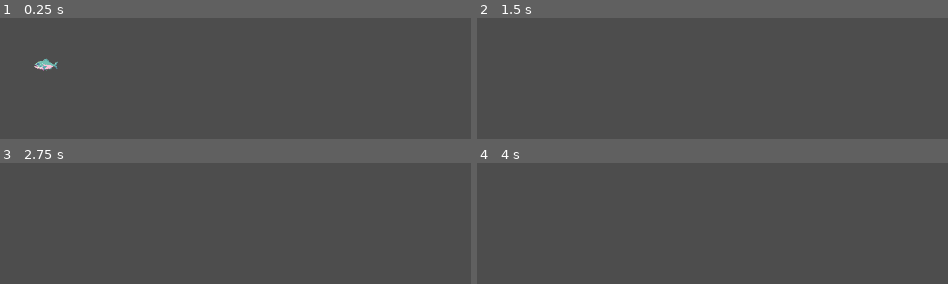
Above: before the commit, frames 1-4 (two rows, left to right).
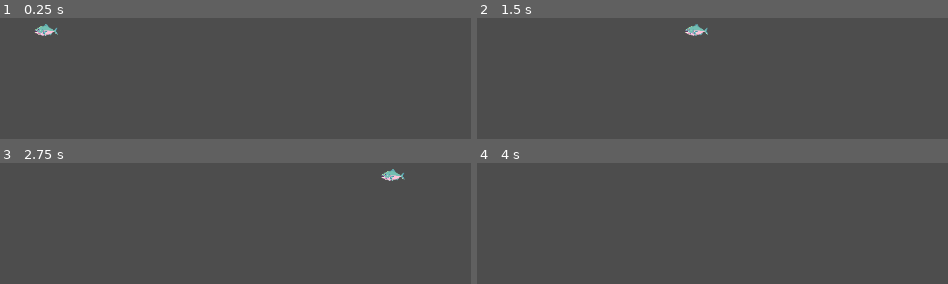
Above: after the commit, the same moments.

Repository: ocegnc/Bubullshit
Game: Godot game, scene res://Scenes/game.tscn
The game is run twice, just before and just after one commit, with the same random seed, the same clock (stepped at 60 frames per second) and the same inputs.
Inputs:
- Up to frame 1 (0.25 s): no input
- Up to frame 2 (1.5 s): hold Right (ui_right) from 0.53 s (still down)
- Up to frame 3 (2.75 s): tap Enter at 2 s; release Right (ui_right) at 2.03 s; hold Left (ui_left) from 2.03 s (still down)
- Up to frame 4 (4 s): tap Space at 2.75 s; release Left (ui_left) at 2.78 s; hold Right (ui_right) from 2.78 s (still down); tap Enter at 3.5 s

The runs differ from the first frame. In frame 1, 0.6% of the frame differs, in the area x 7-13%, y 4-44%; in frame 2, 0.3%; in frame 3, 0.3%; in frame 4, nothing differs.

Commit message:
add collision area

Diff:
--- a/Scenes/piranha.tscn
+++ b/Scenes/piranha.tscn
@@ -18,6 +18,9 @@
 "speed": 5.0
 }]
 
+[sub_resource type="CircleShape2D" id="CircleShape2D_nm0at"]
+radius = 7.0
+
 [sub_resource type="CircleShape2D" id="CircleShape2D_wn3vx"]
 radius = 7.0
 
@@ -31,11 +34,17 @@
 sprite_frames = SubResource("SpriteFrames_i2awx")
 frame_progress = 0.57375
 
+[node name="CollisionShape2D" type="CollisionShape2D" parent="."]
+visible = false
+position = Vector2(0, 4)
+shape = SubResource("CircleShape2D_nm0at")
+
 [node name="Area2D" type="Area2D" parent="."]
 position = Vector2(10.6103, 3.18687)
 
 [node name="CollisionShape2D" type="CollisionShape2D" parent="Area2D" groups=["piranha"]]
-position = Vector2(-10.6103, -0.186874)
+position = Vector2(-10.6103, 0.813126)
 shape = SubResource("CircleShape2D_wn3vx")
 
+[connection signal="animation_changed" from="AnimatedSprite2D" to="." method="_on_animated_sprite_2d_animation_changed"]
 [connection signal="area_entered" from="Area2D" to="." method="_on_area_2d_area_entered"]
--- a/Scripts/piranha.gd
+++ b/Scripts/piranha.gd
@@ -8,8 +8,8 @@
 
 func _physics_process(delta: float) -> void:
 	# Add the gravity.
-	if not is_on_floor():
-		velocity += get_gravity() * delta
+	#if not is_on_floor():
+		#velocity += get_gravity() * delta
 
 	# Get the input direction and handle the movement/deceleration.
 	# As good practice, you should replace UI actions with custom gameplay actions.
@@ -24,5 +24,6 @@
 
 
 
-func _on_area_2d_area_entered(area: Area2D) -> void:
+
+func _on_animated_sprite_2d_animation_changed() -> void:
 	direction *= -1  # Inverse direction
Not shown: 1 places in Scenes/piranha.tscn that only renumber resources
